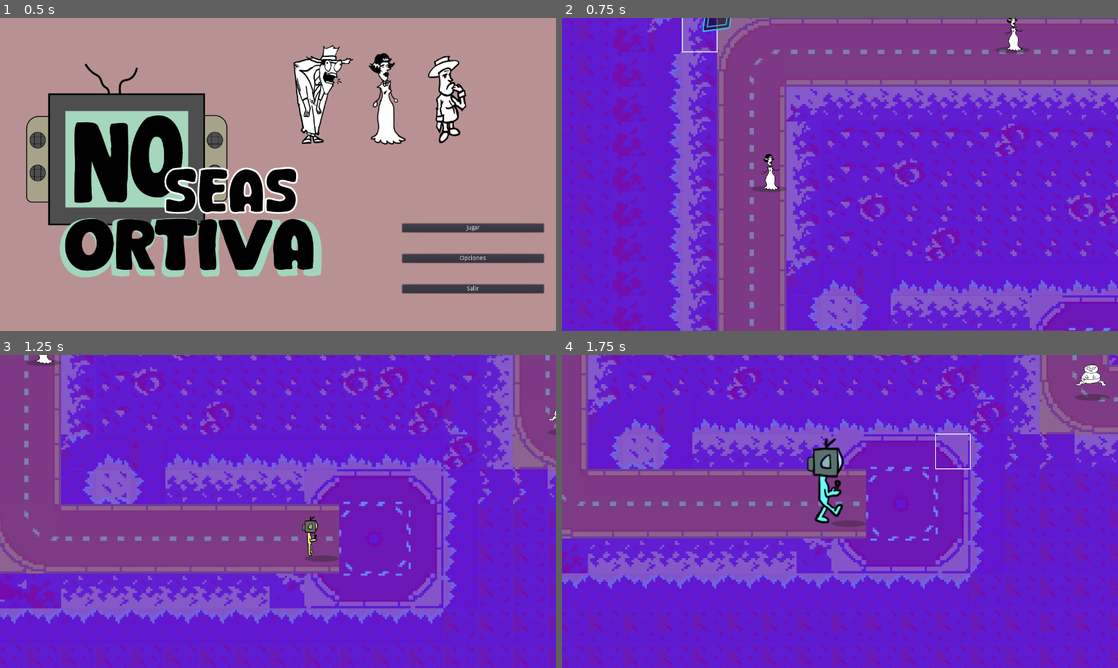
Above: before the commit, frames 1-4 (two rows, left to right).
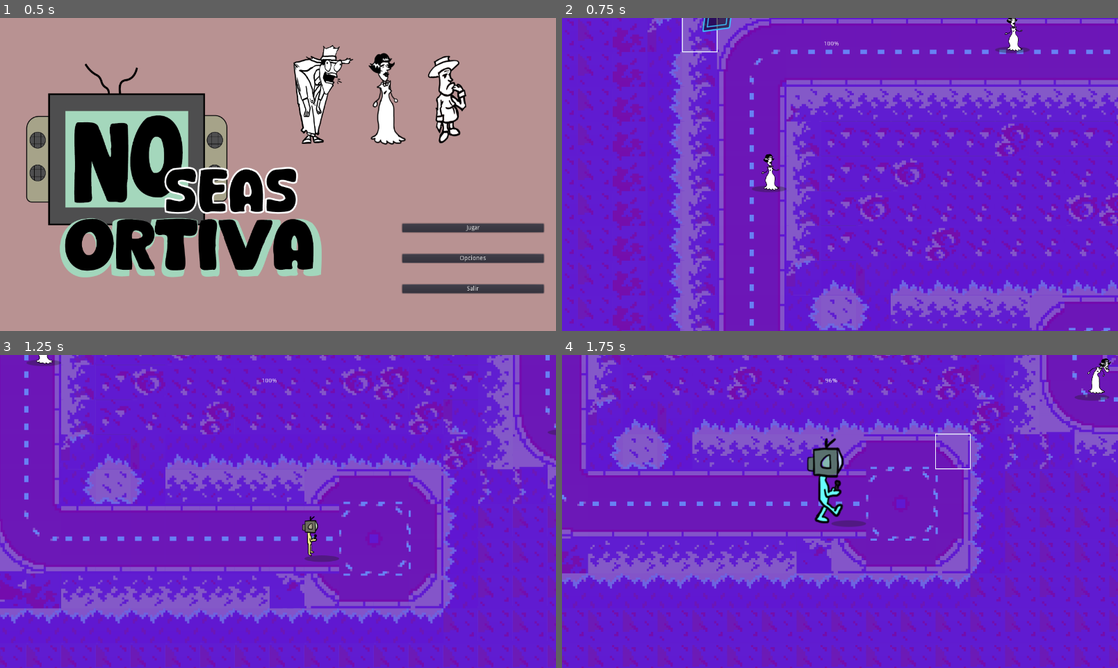
Above: after the commit, the same moments.

Repository: lpatetta/GGJ-bomber
Game: Godot game, scene res://MainMenu.tscn
Two runs of this game, one before a commit and one after it. Both use one fixed random seed, a clock stepped at 60 frames per second and the inputs below. Video files are missing from this copy of the repository; at most half a second of black plays in their place.
Inputs (mouse positions are in pixels of both pictures, inside the frame that each line leads up to):
- Up to frame 1 (0.5 s): no input
- Up to frame 2 (0.75 s): click "Jugar" at 0.5 s
- Up to frame 3 (1.25 s): no input
- Up to frame 4 (1.75 s): tap Enter (ui_accept) at 1.25, 1.52 s; move the mouse to (962, 495) at 1.27 s; hold Right (ui_right) from 1.28 s (still down); tap A (activate) at 1.35 s

Frame 1 is identical in both runs. In frame 2, 25% of the frame differs, in the area x 27-100%, y 0-100%; in frame 3, 21%; in frame 4, 17%.

Commit message:
game over screen y lose condition timer

Diff:
--- /dev/null
+++ b/trpg-final-project/EndGame.tscn
@@ -0,0 +1,70 @@
+[gd_scene load_steps=6 format=2]
+
+[ext_resource path="res://Audio/BGM/phantom Gameover.wav" type="AudioStream" id=1]
+[ext_resource path="res://Assets/poli bh/poli bh 2.png" type="Texture" id=2]
+[ext_resource path="res://UI/logo.png" type="Texture" id=4]
+
+[sub_resource type="GDScript" id=1]
+script/source = "extends Node2D
+
+
+# Declare member variables here. Examples:
+# var a = 2
+# var b = \"text\"
+
+
+# Called when the node enters the scene tree for the first time.
+func _ready():
+	pass # Replace with function body.
+
+
+
+
+# Called every frame. 'delta' is the elapsed time since the previous frame.
+#func _process(delta):
+#	pass
+
+func _on_Salir_pressed():
+	get_tree().quit()
+	pass # Replace with function body.
+
+
+func _on_Jugar_pressed():
+	get_tree().change_scene(\"res://Main.tscn\")
+	pass # Replace with function body.
+"
+
+[sub_resource type="StyleBoxFlat" id=2]
+bg_color = Color( 0.72549, 0.576471, 0.576471, 1 )
+
+[node name="MainMenu" type="Node2D"]
+script = SubResource( 1 )
+
+[node name="CanvasLayer" type="CanvasLayer" parent="."]
+
+[node name="PanelContainer" type="PanelContainer" parent="CanvasLayer"]
+margin_right = 1284.0
+margin_bottom = 724.0
+custom_styles/panel = SubResource( 2 )
+__meta__ = {
+"_edit_use_anchors_": false
+}
+
+[node name="poli bh 2" type="Sprite" parent="CanvasLayer"]
+position = Vector2( 1044.16, 418.811 )
+scale = Vector2( 1.49928, 1.49928 )
+texture = ExtResource( 2 )
+
+[node name="poli bh 3" type="Sprite" parent="CanvasLayer"]
+position = Vector2( 263.736, 393.866 )
+scale = Vector2( -1.60618, 1.60618 )
+texture = ExtResource( 2 )
+
+[node name="Sprite" type="Sprite" parent="CanvasLayer"]
+position = Vector2( 556.87, -200.513 )
+scale = Vector2( 1.28762, 1.34275 )
+texture = ExtResource( 4 )
+
+[node name="AudioStreamPlayer" type="AudioStreamPlayer" parent="."]
+stream = ExtResource( 1 )
+autoplay = true
--- a/trpg-final-project/Main.tscn
+++ b/trpg-final-project/Main.tscn
@@ -10,7 +10,7 @@
 [ext_resource path="res://Assets/don ortiva/don ortiva 1.png" type="Texture" id=8]
 [ext_resource path="res://Assets/don ortiva/don ortiva 2.png" type="Texture" id=9]
 [ext_resource path="res://Background/Map.tscn" type="PackedScene" id=10]
-[ext_resource path="res://Assets/descanzord/naranja/04.png" type="Texture" id=11]
+[ext_resource path="res://vieneloratih.gd" type="Script" id=11]
 [ext_resource path="res://Units/MainCharacter.tscn" type="PackedScene" id=12]
 [ext_resource path="res://Assets/descanzord/cyan/05.png" type="Texture" id=13]
 [ext_resource path="res://Audio/BGM/track3.wav" type="AudioStream" id=14]
@@ -27,10 +27,6 @@
 [ext_resource path="res://Assets/descanzord/amarillo/03.png" type="Texture" id=25]
 [ext_resource path="res://Assets/sra ortiva/sra ortiva 1.png" type="Texture" id=26]
 [ext_resource path="res://Assets/sra ortiva/sra ortiva 2.png" type="Texture" id=27]
-[ext_resource path="res://Assets/sr ortiva/sr ortiva 2.png" type="Texture" id=28]
-[ext_resource path="res://Assets/sr ortiva/sr ortiva 4.png" type="Texture" id=29]
-[ext_resource path="res://Assets/sr ortiva/sr ortiva 3.png" type="Texture" id=30]
-[ext_resource path="res://Assets/sr ortiva/sr ortiva 1.png" type="Texture" id=31]
 [ext_resource path="res://VideosMemes/video_4.ogv" type="VideoStream" id=32]
 [ext_resource path="res://VideosMemes/video_3.ogv" type="VideoStream" id=33]
 [ext_resource path="res://Audio/BGM/No seas ortiva Main theme.wav" type="AudioStream" id=34]
@@ -83,7 +79,6 @@
 flags = 4
 frames = 3
 frame_0/texture = ExtResource( 47 )
-frame_1/texture = ExtResource( 11 )
 frame_1/delay_sec = 0.0
 frame_2/texture = ExtResource( 42 )
 frame_2/delay_sec = 0.0
@@ -133,39 +128,28 @@
 frame_1/texture = ExtResource( 36 )
 frame_1/delay_sec = 0.0
 
-[sub_resource type="AnimatedTexture" id=14]
+[sub_resource type="AnimatedTexture" id=10]
 flags = 4
 frames = 2
 frame_0/texture = ExtResource( 35 )
 frame_1/texture = ExtResource( 36 )
 frame_1/delay_sec = 0.0
 
-[sub_resource type="AnimatedTexture" id=15]
+[sub_resource type="AnimatedTexture" id=11]
 flags = 4
 frames = 2
 frame_0/texture = ExtResource( 35 )
 frame_1/texture = ExtResource( 36 )
 frame_1/delay_sec = 0.0
 
-[sub_resource type="AnimatedTexture" id=10]
+[sub_resource type="AnimatedTexture" id=12]
 flags = 4
 frames = 2
 frame_0/texture = ExtResource( 19 )
 frame_1/texture = ExtResource( 53 )
 frame_1/delay_sec = 0.0
 
-[sub_resource type="AnimatedTexture" id=11]
-flags = 4
-frames = 4
-frame_0/texture = ExtResource( 31 )
-frame_1/texture = ExtResource( 28 )
-frame_1/delay_sec = 0.0
-frame_2/texture = ExtResource( 30 )
-frame_2/delay_sec = 0.0
-frame_3/texture = ExtResource( 29 )
-frame_3/delay_sec = 0.0
-
-[sub_resource type="GDScript" id=12]
+[sub_resource type="GDScript" id=13]
 script/source = "extends AudioStreamPlayer
 
 
@@ -267,6 +251,13 @@
 	pass # Replace with function body.
 "
 
+[sub_resource type="StyleBoxTexture" id=15]
+region_rect = Rect2( 0, 0, 2048, 1 )
+
+[sub_resource type="StyleBoxTexture" id=16]
+texture = SubResource( 11 )
+region_rect = Rect2( 0, 0, 2048, 1 )
+
 [node name="Main" type="Node2D"]
 
 [node name="Map" parent="." instance=ExtResource( 10 )]
@@ -279,6 +270,7 @@
 grid = ExtResource( 4 )
 
 [node name="UnitOverlay" parent="GameBoard" instance=ExtResource( 5 )]
+visible = false
 modulate = Color( 0.627451, 0.592157, 0.647059, 0.329412 )
 tile_data = PoolIntArray( -262118, 0, 0, -262117, 0, 0, -196582, 0, 0, -196581, 0, 0, -131046, 0, 0, -131045, 0, 0, -65 …(4459 unchanged characters)…
 
@@ -357,43 +349,43 @@
 [node name="donia-ortiva2" parent="GameBoard" instance=ExtResource( 2 )]
 position = Vector2( 3189, 848 )
 skin = SubResource( 8 )
-laugh = SubResource( 14 )
+laugh = SubResource( 10 )
 skin_offset = Vector2( 30, 35 )
 
 [node name="donia-ortiva3" parent="GameBoard" instance=ExtResource( 2 )]
 position = Vector2( 160, 388 )
 skin = SubResource( 8 )
-laugh = SubResource( 15 )
+laugh = SubResource( 11 )
 skin_offset = Vector2( 30, 35 )
 
 [node name="poli" parent="GameBoard" instance=ExtResource( 2 )]
 position = Vector2( 2879, 525 )
-skin = SubResource( 10 )
+skin = SubResource( 9 )
 skin_offset = Vector2( 10, 28 )
 
 [node name="poli3" parent="GameBoard" instance=ExtResource( 2 )]
 position = Vector2( 2152, 519 )
-skin = SubResource( 10 )
+skin = SubResource( 9 )
 skin_offset = Vector2( 10, 28 )
 
 [node name="poli2" parent="GameBoard" instance=ExtResource( 2 )]
 position = Vector2( 1376, 535 )
-skin = SubResource( 10 )
+skin = SubResource( 9 )
 skin_offset = Vector2( 10, 28 )
 
 [node name="sr ortiva" parent="GameBoard" instance=ExtResource( 2 )]
 position = Vector2( 3551, 846 )
-skin = SubResource( 11 )
+skin = SubResource( 12 )
 skin_offset = Vector2( 24, 29 )
 
 [node name="AudioStreamPlayer" type="AudioStreamPlayer" parent="GameBoard"]
 stream = ExtResource( 34 )
 autoplay = true
-script = SubResource( 12 )
+script = SubResource( 13 )
 bgm = [ null, ExtResource( 15 ), ExtResource( 14 ) ]
 
 [node name="UI" type="Node" parent="."]
-script = SubResource( 13 )
+script = SubResource( 14 )
 
 [node name="CanvasLayer2" type="CanvasLayer" parent="UI"]
 
@@ -455,6 +447,24 @@
 margin_bottom = 234.0
 text = "Volver"
 
+[node name="vieneloratih" type="ProgressBar" parent="UI/CanvasLayer2"]
+margin_left = 320.0
+margin_top = 40.0
+margin_right = 920.0
+margin_bottom = 79.0
+custom_styles/fg = SubResource( 15 )
+custom_styles/bg = SubResource( 16 )
+custom_colors/font_color = Color( 1, 1, 1, 1 )
+custom_colors/font_color_shadow = Color( 1, 1, 1, 1 )
+value = 100.0
+script = ExtResource( 11 )
+__meta__ = {
+"_edit_use_anchors_": false
+}
+
+[node name="Timer" type="Timer" parent="UI/CanvasLayer2/vieneloratih"]
+autostart = true
+
 [node name="AudioStreamPlayer" type="AudioStreamPlayer" parent="."]
 autoplay = true
 
@@ -463,3 +473,4 @@
 [connection signal="timeout" from="GameBoard/Camera/VideoPlayer/PanelContainer/Timer" to="GameBoard/Camera/VideoPlayer/PanelContainer" method="_on_Timer_timeout"]
 [connection signal="value_changed" from="UI/CanvasLayer2/VBoxContainer/BGM" to="UI" method="_on_BGM_value_changed"]
 [connection signal="value_changed" from="UI/CanvasLayer2/VBoxContainer/SFX" to="UI" method="_on_SFX_value_changed"]
+[connection signal="timeout" from="UI/CanvasLayer2/vieneloratih/Timer" to="UI/CanvasLayer2/vieneloratih" method="_on_Timer_timeout"]
--- /dev/null
+++ b/trpg-final-project/Timer.gd
@@ -0,0 +1,23 @@
+extends Timer
+#onready var vieneloratih = get_parent().get_node("vieneloratih")
+
+
+# Declare member variables here. Examples:
+# var a = 2
+# var b = "text"
+
+
+# Called when the node enters the scene tree for the first time.
+func _ready():
+	pass # Replace with function body.
+
+
+# Called every frame. 'delta' is the elapsed time since the previous frame.
+#func _process(delta):
+#	pass
+
+
+func _on_Timer_timeout():
+	var vieneloratih = get_parent().get_node(".")
+	vieneloratih.value -= 5.0
+	pass # Replace with function body.
--- /dev/null
+++ b/trpg-final-project/vieneloratih.gd
@@ -0,0 +1,6 @@
+extends ProgressBar
+
+func _on_Timer_timeout():
+	value -= 3.3
+	if value == 0:
+		get_tree().change_scene("res://EndGame.tscn")
Not shown, added: trpg-final-project/Audio/BGM/phantom Gameover.wav.import
Not shown: 2 places in trpg-final-project/Main.tscn that only renumber resources
Not shown, added: trpg-final-project/Audio/BGM/phantom Gameover.wav
